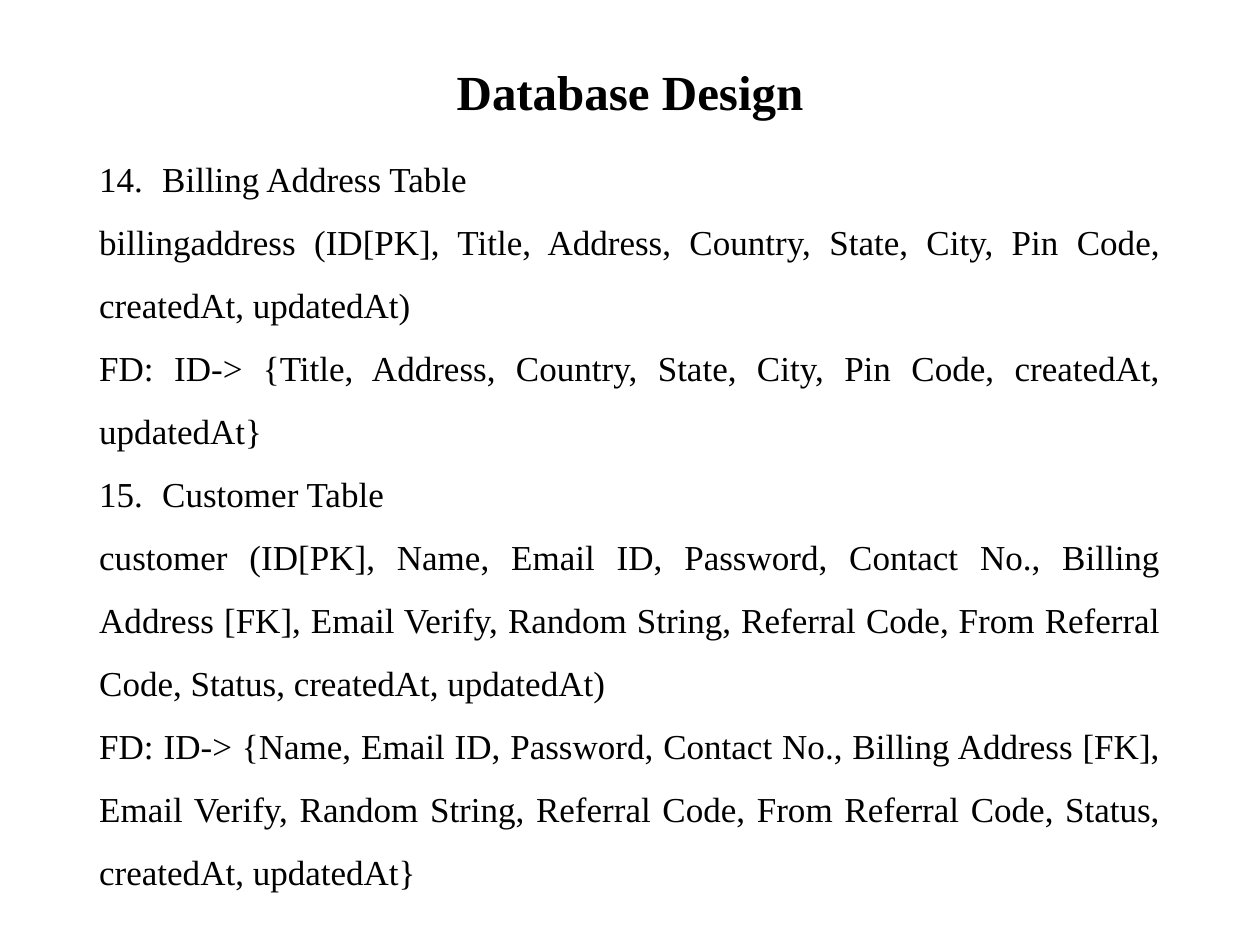
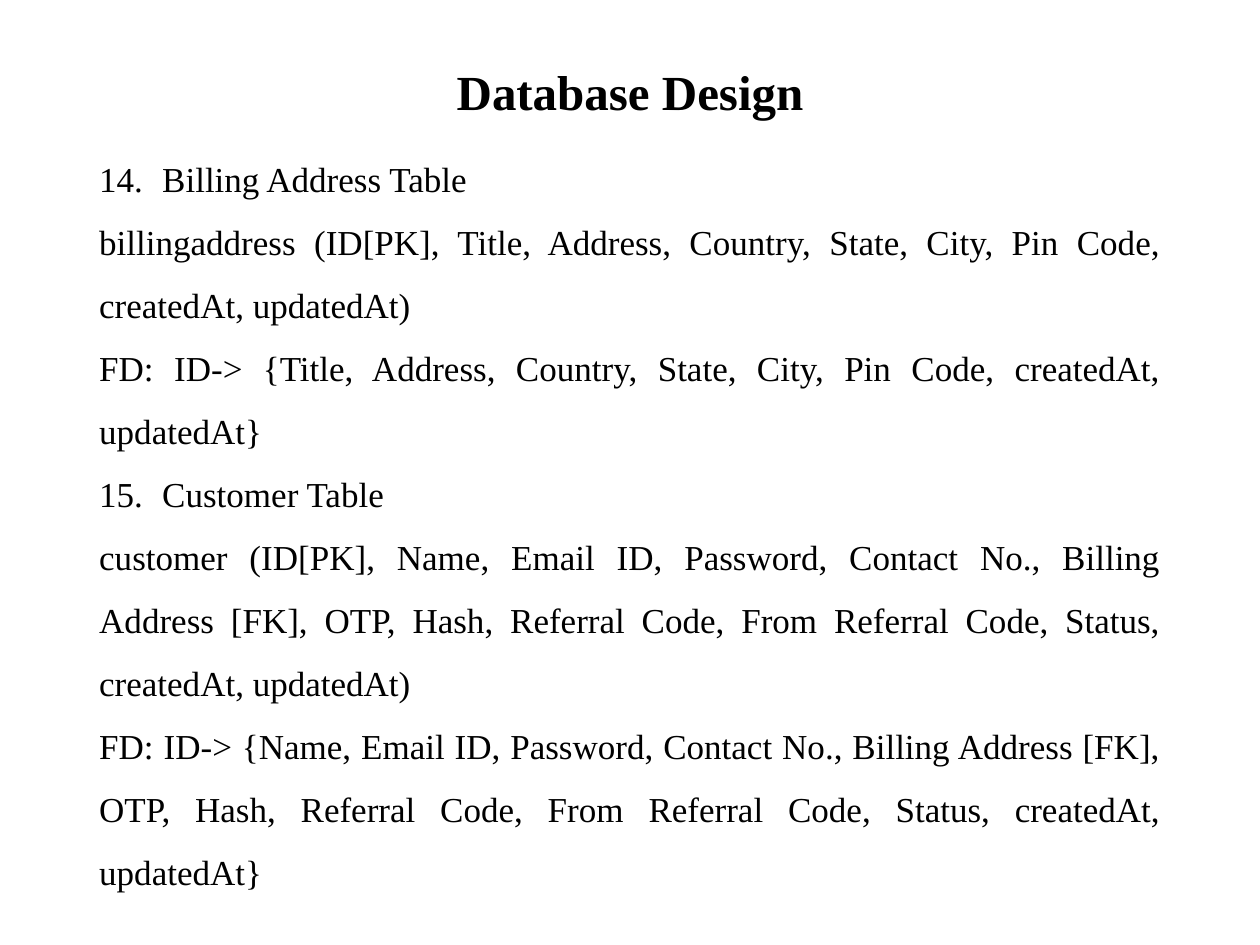
Before and after one commit to PatelMeet4744/Billy, a slide deck: slide 20 of Document/PPT/Billy.pptx. Drawn at 1260x945 pixels with LibreOffice and Linux fonts; fonts in the diff are those of the drawing. Boxes give left, top, right and bottom in pixels: in the first picture for what was removed or moved away, otherwise in the second. Text is boxed around its words. In the diff, an @@ line names an element or a change of style, - is before the commit and + after.

```diff
--- a/Document/PPT/Billy.pptx
+++ b/Document/PPT/Billy.pptx
@@ text at <box>99,545,1160,892</box>: text changed @@
-customer (ID[PK], Name, Email ID, Password, Contact No., Billing Address [FK], Email Verify, Random String, Referral Code, From Referral Code, Status, createdAt, updatedAt)
-FD: ID-> {Name, Email ID, Password, Contact No., Billing Address [FK], Email Verify, Random String, Referral Code, From Referral Code, Status, createdAt, updatedAt}
+customer (ID[PK], Name, Email ID, Password, Contact No., Billing Address [FK], OTP, Hash, Referral Code, From Referral Code, Status, createdAt, updatedAt)
+FD: ID-> {Name, Email ID, Password, Contact No., Billing Address [FK], OTP, Hash, Referral Code, From Referral Code, Status, createdAt, updatedAt}
```
Also in this commit, not shown: 6 other slides changed, 1 slide added.
